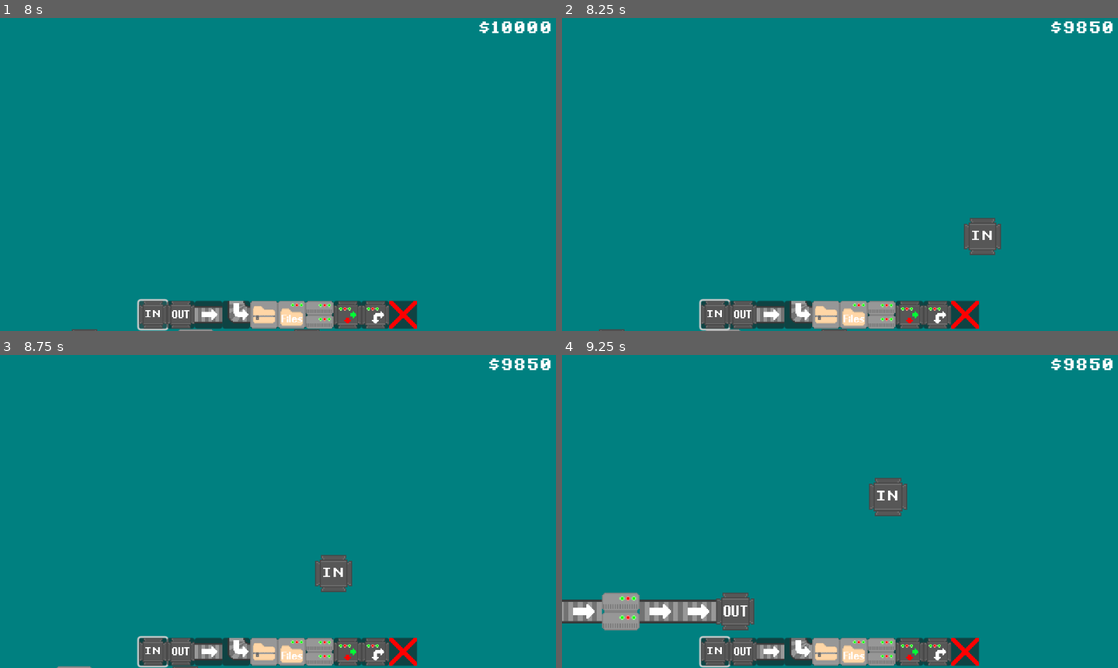
Above: before the commit, frames 1-4 (two rows, left to right).
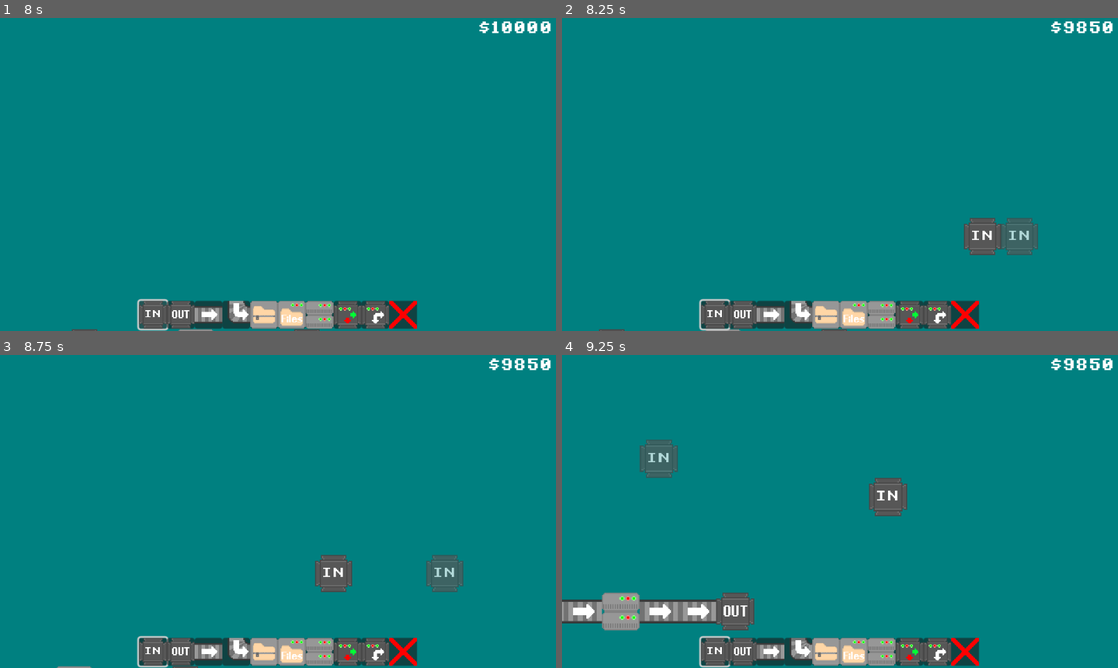
Above: after the commit, the same moments.

Repository: Birb-Games/gmtk-game-jam-2024
Game: Godot game, scene res://scenes/Root.tscn
Same seed, same stepped clock (60 frames per second), same inputs: the game is played once before the commit and once after it.
Inputs (mouse positions are in pixels of both pictures, inside the frame that each line leads up to):
- Up to frame 1 (8 s): move the mouse to (250, 237) at 0.52 s; press the mouse at (250, 237) at 0.53 s; hold W (up) 0.53-2.03 s; move the mouse to (444, 221) at 1.27 s; release the mouse at (444, 221) at 1.28 s; tap Mouse wheel up (zoom_in) at 1.35, 5.85 s; move the mouse to (111, 127) at 2.02 s; hold Mouse wheel down (zoom_out) 2.03-2.78 s; hold A (left) 2.03-3.53 s; move the mouse to (305, 174) at 2.77 s; click (305, 174) at 2.85 s; move the mouse to (194, 96) at 3.52 s; hold S (down) 3.53-4.28 s; hold Mouse wheel up (zoom_in) 3.53-4.28 s; move the mouse to (400, 158) at 4.27 s; hold D (right) 4.28-5.03 s; tap Mouse wheel down (zoom_out) at 4.35 s; move the mouse to (166, 190) at 5.02 s; press the mouse at (166, 190) at 5.03 s; hold W (up) 5.03-5.78 s; move the mouse to (333, 105) at 5.77 s; release the mouse at (333, 105) at 5.78 s; hold D (right) 5.78-7.25 s; move the mouse to (250, 237) at 6.52 s; hold Mouse wheel down (zoom_out) 6.53-7.25 s; click (155, 315) at 7.25 s
- Up to frame 2 (8.25 s): move the mouse to (1006, 221) at 8.02 s; hold D (right) from 8.03 s (still down); click (1006, 221) at 8.1 s
- Up to frame 3 (8.75 s): keep holding D (right)
- Up to frame 4 (9.25 s): move the mouse to (673, 464) at 8.77 s; release D (right) at 8.78 s; hold S (down) from 8.78 s (still down); hold Mouse wheel up (zoom_in) from 8.78 s (still down)

Frame 1 is identical in both runs. In frame 2, 0.7% of the frame differs, in the area x 79-86%, y 63-76%; in frame 3, 0.7%; in frame 4, 0.8%, in the area x 14-21%, y 27-40%.

Commit message:
Implemented preview

Diff:
--- a/scenes/Root.tscn
+++ b/scenes/Root.tscn
@@ -10,6 +10,7 @@
 [sub_resource type="ShaderMaterial" id="ShaderMaterial_nasgy"]
 shader = ExtResource("3_kt4p4")
 shader_parameter/transparency = 0.7
+shader_parameter/remove = false
 
 [node name="Root" type="Node2D"]
 script = ExtResource("1_3r0vi")
--- a/scripts/preview.gdshader
+++ b/scripts/preview.gdshader
@@ -2,7 +2,16 @@
 shader_type canvas_item;
 
 uniform float transparency : hint_range(0.0, 1.0) = 0.5;
+uniform bool remove = false;
+uniform sampler2D screen_texture : hint_screen_texture, repeat_disable, filter_nearest;
 
 void fragment() {
-	COLOR.a = transparency * COLOR.a;
+	if (!remove) {
+		COLOR = texture(TEXTURE, UV);
+		COLOR.a = transparency * COLOR.a;
+	}
+	else {
+		COLOR = texture(screen_texture, SCREEN_UV);
+		COLOR = mix(COLOR, vec4(1, 1, 1, 1), 0.5);
+	}
 }
--- a/scripts/root.gd
+++ b/scripts/root.gd
@@ -1,6 +1,8 @@
 extends Node2D
 
 @export var get_request: PackedScene
+
+var current_tile = Vector2i.ZERO
 
 var coins: int = 0
 
@@ -108,9 +110,23 @@
 		elif ($HUD.get_selected() != ""):
 			add_top_tile($HUD.get_selected(), pos[0], pos[1])
 
+func display_preview():
+	if current_tile == $PreviewTileMapLayer.local_to_map(get_global_mouse_position()):
+		return
+	else:
+		$PreviewTileMapLayer.erase_cell(current_tile)
+		current_tile = $PreviewTileMapLayer.local_to_map(get_global_mouse_position())
+		if ($HUD.get_selected() == "delete"):
+			$PreviewTileMapLayer.material.set_shader_parameter("remove", true)
+			$PreviewTileMapLayer.set_cell(current_tile, 0, Vector2i.ZERO)
+		elif ($HUD.get_selected() != ""):
+			$PreviewTileMapLayer.material.set_shader_parameter("remove", false)
+			$PreviewTileMapLayer.set_cell(current_tile, 0, tile_atlas_positions[$HUD.get_selected()])
+
 # Called every frame. 'delta' is the elapsed time since the previous frame.
 func _process(delta: float) -> void:
 	update_timers(delta)
+	display_preview()
 	spawn()
 
 func add_coins(coinAmt):
Not shown: 1 places in scenes/Get.tscn that only renumber resources
